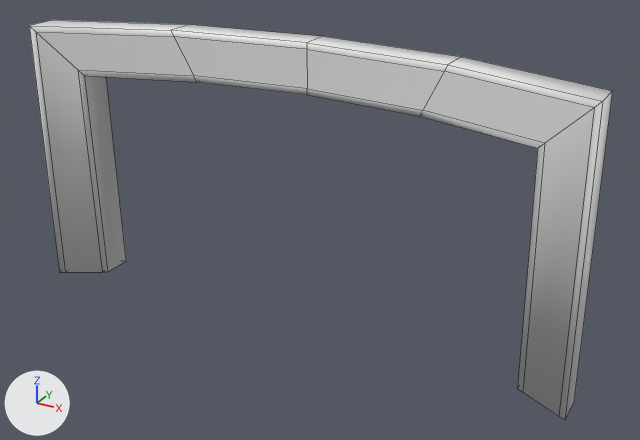
A saved change to the FBX model PopcornPop/Assets/4.Modeling/4.Stage3/GlassGate01_S3.fbx.
The view is the same before and after, from a camera (50 mm lens) standing at (7.61, -2.06, 14.02) and looking at (0.44, 10.96, 7.51). The axes (+X, +Y, +Z) are drawn at lower left. The lights are the same throughout. Mesh edges are drawn as thin lines. Where no turn or scale is listed for an object, it has been applied to the vertices.

Names of what the first picture shows: 'GlassGate01_S3'.
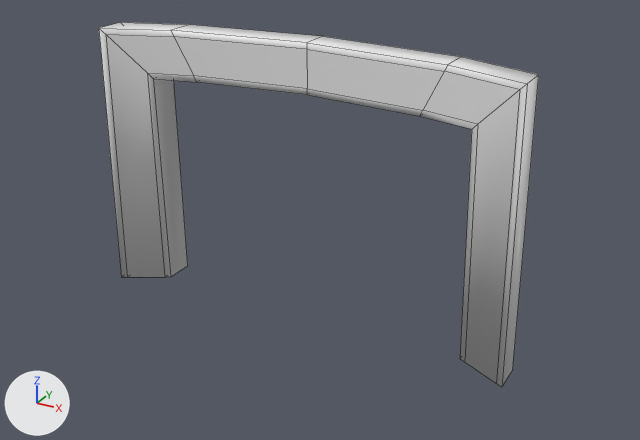
Pixel boxes (x1, y1, x2, y2) of what changed, in the pictures (640 x 440 px; the box of a moved part takes in the faces that stretch with it):
'GlassGate01_S3', reshaped (25% narrower, 9% shorter): before (29, 20, 613, 420); after (99, 22, 539, 387)
part 1 of me_glassgate01_s3, moved or reshaped: before (420, 57, 613, 420); after (420, 57, 539, 387)
part 2 of me_glassgate01_s3, moved or reshaped: before (29, 20, 196, 272); after (99, 22, 196, 277)

Patch to the scene script:
```diff
--- a/PopcornPop/Assets/4.Modeling/4.Stage3/GlassGate01_S3.fbx.py
+++ b/PopcornPop/Assets/4.Modeling/4.Stage3/GlassGate01_S3.fbx.py
@@ me_glassgate01_s3 @@
 me_glassgate01_s3.from_pydata(...)  # 56 vertices, 54 faces; spans x -5.39..5.39, y 10.06..11.9, z -8.76..-3.52
 # used by ob_glassgate01_s3; location = (0.0, 0.0, 14.17)
+# me_glassgate01_s3 part 1: all 16 vertices in x 4.42..5.39, y 10.06..11.14, z -8.76..-3.52 are moved by (-1.17, 0.41, 0.0)
+# me_glassgate01_s3 part 2: all 16 vertices in x -5.39..-4.42, y 10.06..11.14, z -8.76..-3.52 are moved by (1.31, 0.46, 0.0)
 me_glassgate01_s3.materials.append(mat_popcornmachine_003)
```
